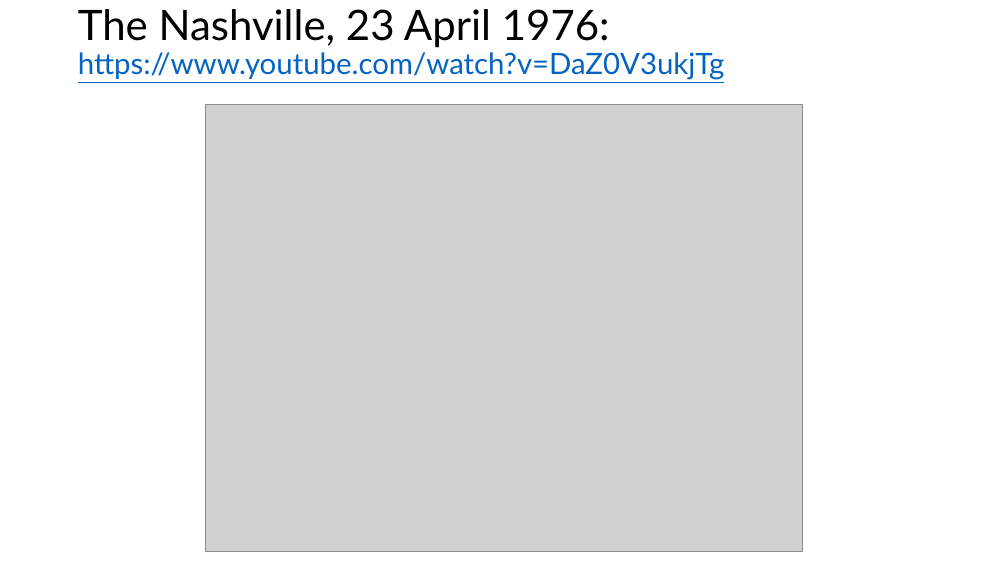
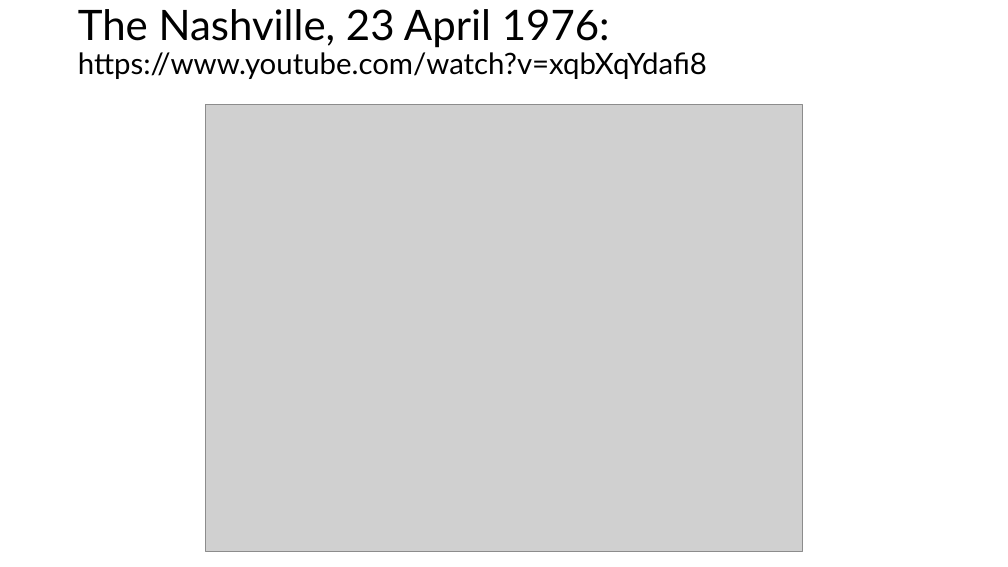
Before and after one commit to mrbaker1917/website, a slide deck: slide 13 of HSTR121/ppts/PunkRock.pptx. Drawn at 1008x567 pixels with LibreOffice and Linux fonts; fonts in the diff are those of the drawing; grey boxes stand for pictures; background and template pictures are left out. Boxes give left, top, right and bottom in pixels: in the first picture for what was removed or moved away, otherwise in the second. Text is boxed around its words. In the diff, an @@ line names an element or a change of style, - is before the commit and + after.

```diff
--- a/HSTR121/ppts/PunkRock.pptx
+++ b/HSTR121/ppts/PunkRock.pptx
@@ title at (78, 9, 707, 79): text changed; text colour #0563C1 to #000000 @@
-The Nashville, 23 April 1976: https://www.youtube.com/watch?v=DaZ0V3ukjTg
+The Nashville, 23 April 1976: https://www.youtube.com/watch?v=xqbXqYdafi8
```
Also in this commit, not shown: 1 other slide changed.
